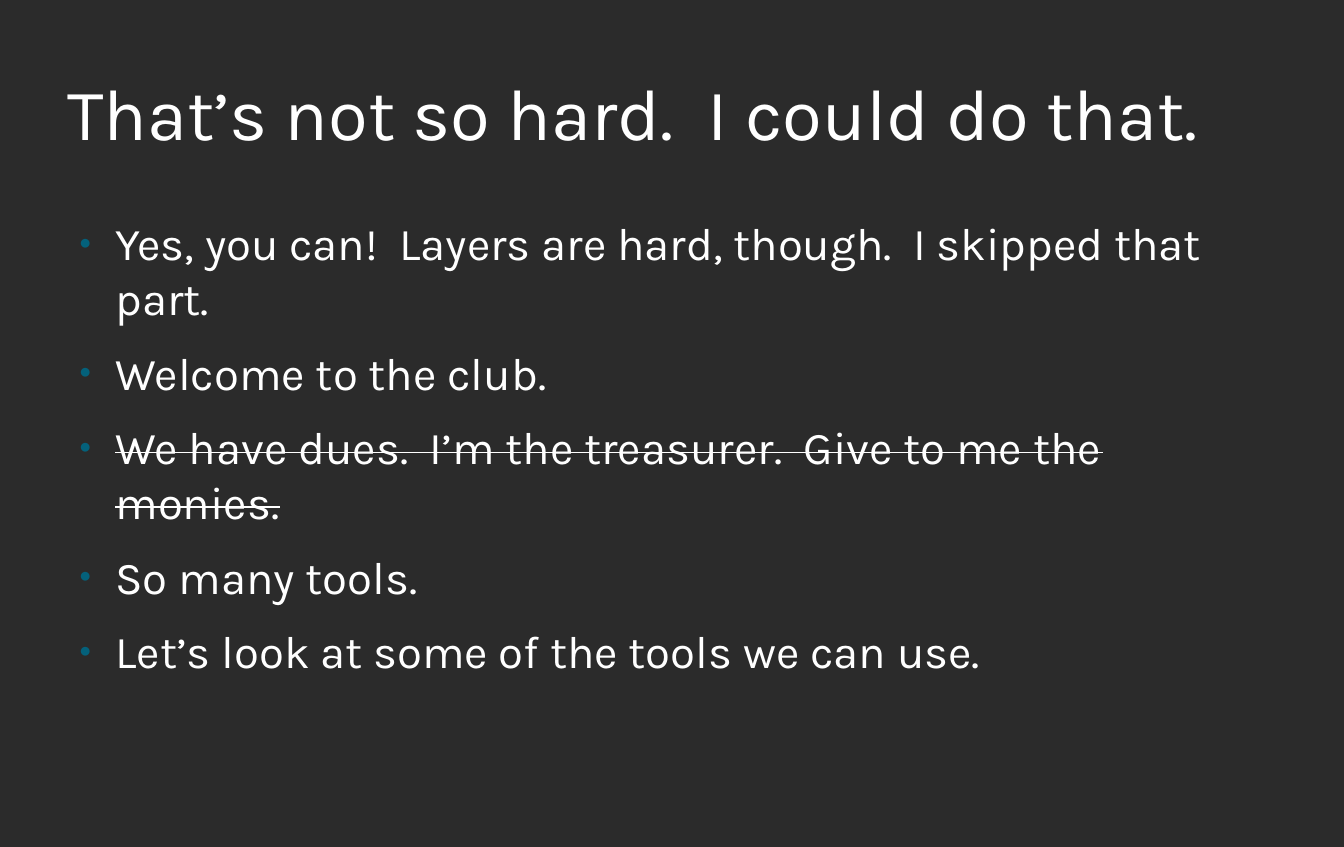
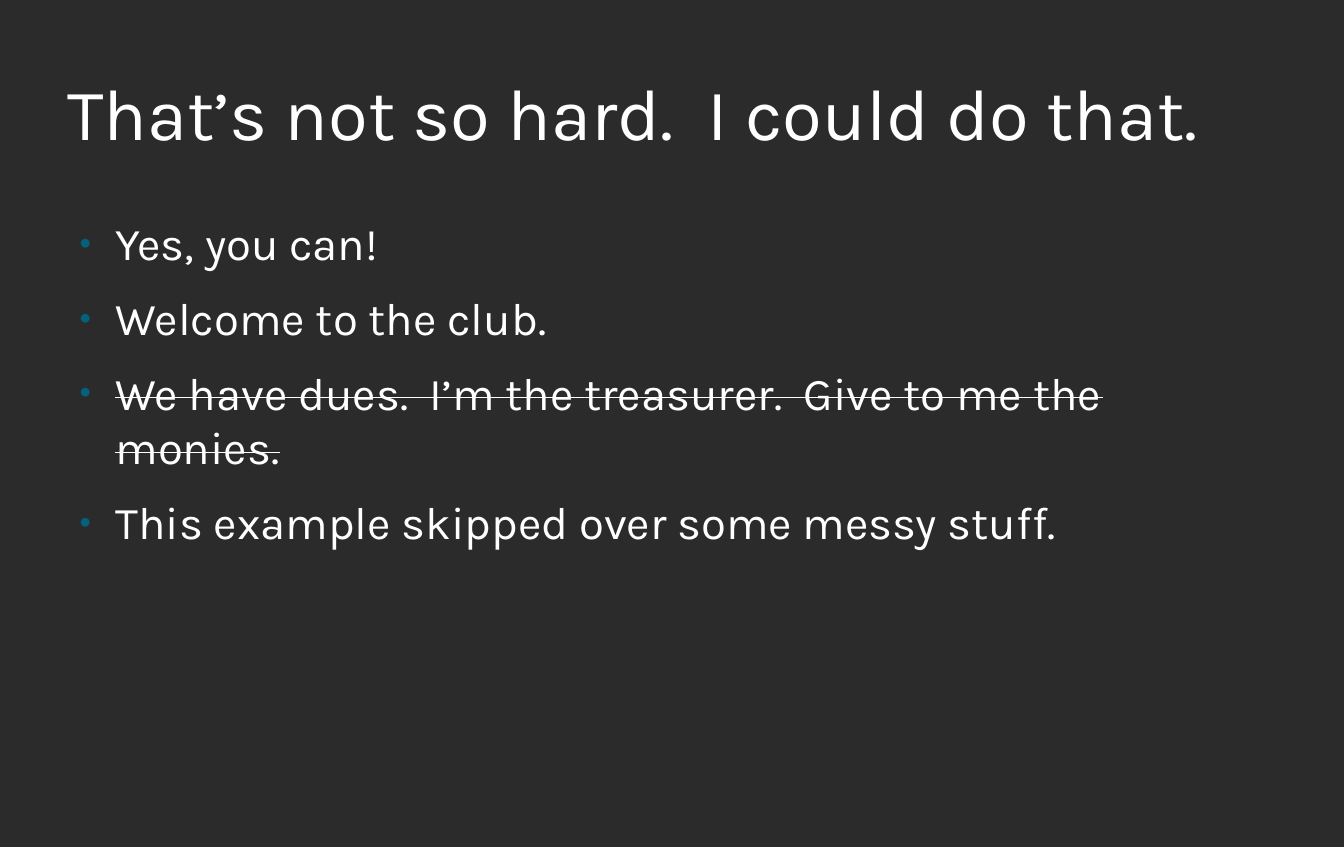
Before and after one commit to nalind/devconf.us-2018, a slide deck: slide 17 of images.odp (slide 11 before the commit). Drawn at 1344x847 pixels with LibreOffice and Linux fonts; fonts in the diff are those of the drawing; background and template pictures are left out; a plain dark background stands for a picture behind light text. Boxes give left, top, right and bottom in pixels: in the first picture for what was removed or moved away, otherwise in the second. Text is boxed around its words. In the diff, an @@ line names an element or a change of style, - is before the commit and + after.

```diff
--- a/images.odp
+++ b/images.odp
@@ text at (x1=115, y1=231, x2=378, y2=271): text changed @@
-● Yes, you can! Layers are hard, though. I skipped that part.
+● Yes, you can!
@@ text at (x1=115, y1=507, x2=1056, y2=550): text changed @@
-● So many tools.
-● Let’s look at some of the tools we can use.
+● This example skipped over some messy stuff.
```
Also in this commit, not shown: 8 other slides changed, 11 slides added.
